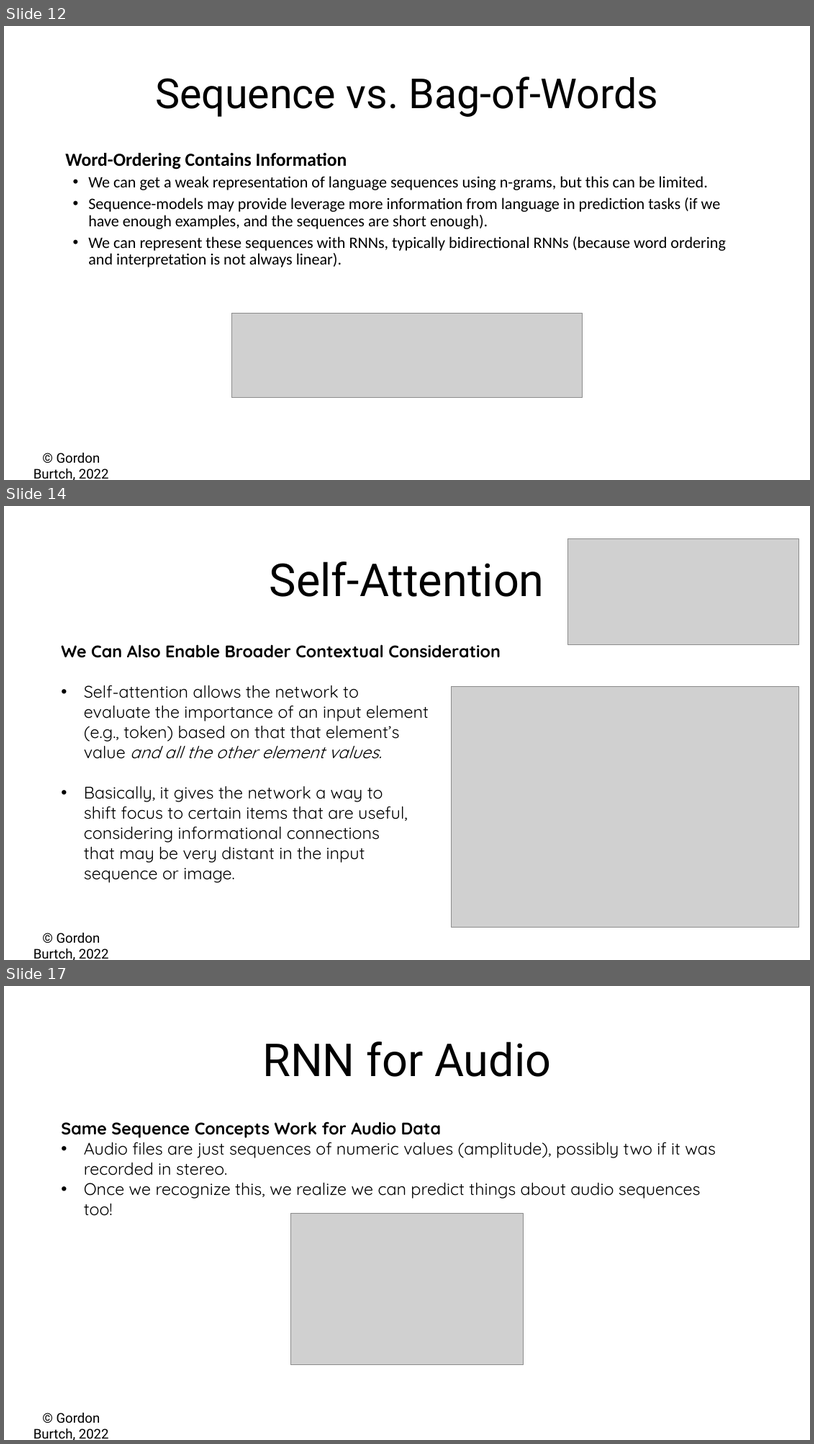
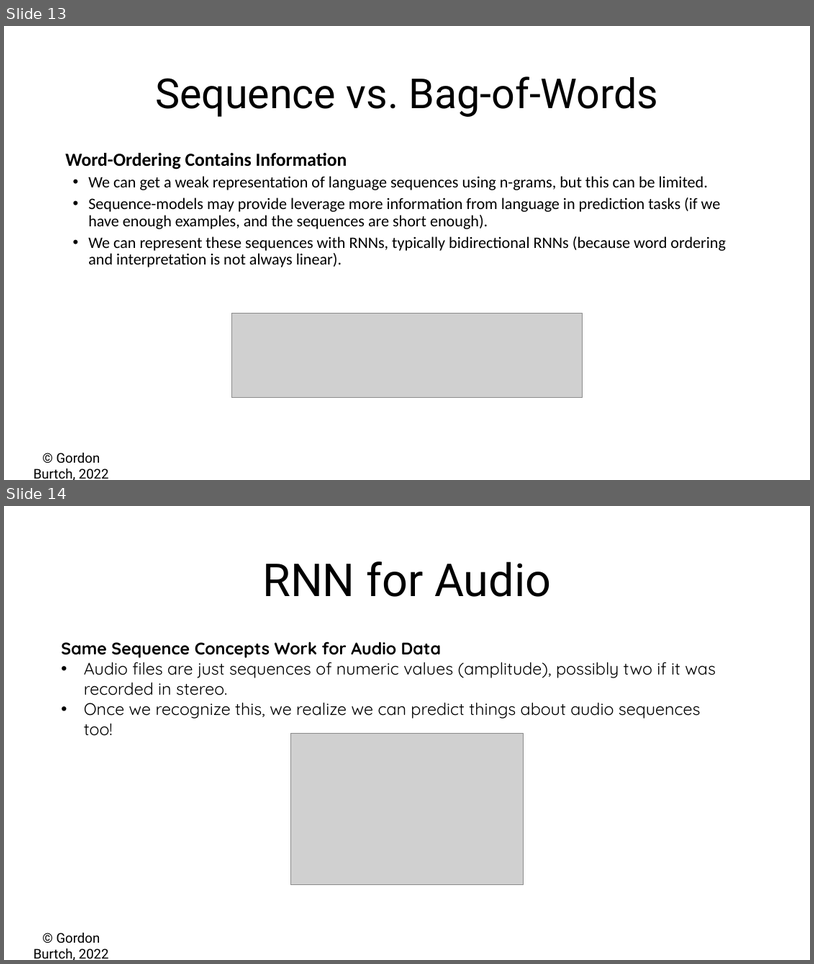
Before and after one commit to gburtch/BA865-2023, a slide deck: Lecture Materials/E/7_b - RNNs for Text.pptx. Shown one above the other, each under a label of ours: slides 12, 14 and 17 before the commit, slides 13 and 14 after it; the slides between them are not shown. The pictures are 814x1444 and 814x964 pixels, drawn with LibreOffice and Linux fonts; fonts in the diff are those of the drawing; grey boxes stand for pictures. Boxes give left, top, right and bottom in pixels: in the first picture for what was removed or moved away, otherwise in the second. Text is boxed around its words. In the diff, an @@ line names an element or a change of style, - is before the commit and + after.

```diff
--- a/Lecture Materials/E/7_b - RNNs for Text.pptx
+++ b/Lecture Materials/E/7_b - RNNs for Text.pptx
@@ slide 14 removed at [4,506,810,960], background #FFFFFF; not listed: 1 template element that a slide beside it also shows @@
@@ picture removed at [568,538,800,644] @@
@@ text removed at [270,561,545,597] @@
-Self-Attention
@@ text removed at [61,644,501,883] @@
-We Can Also Enable Broader Contextual Consideration
-• Self-attention allows the network to
-  evaluate the importance of an input element
-  (e.g., token) based on that that element’s
-  value and all the other element values.
-• Basically, it gives the network a way to
-  shift focus to certain items that are useful,
-  considering informational connections
-  that may be very distant in the input
-  sequence or image.
@@ picture removed at [452,687,800,927] @@
@@ what was slide 12 is now slide 13 @@
@@ what was slide 17 is now slide 14 @@
```
Also in this commit, not shown: 2 slides changed, 1 slide added, 3 other slides removed, 11 other files.
